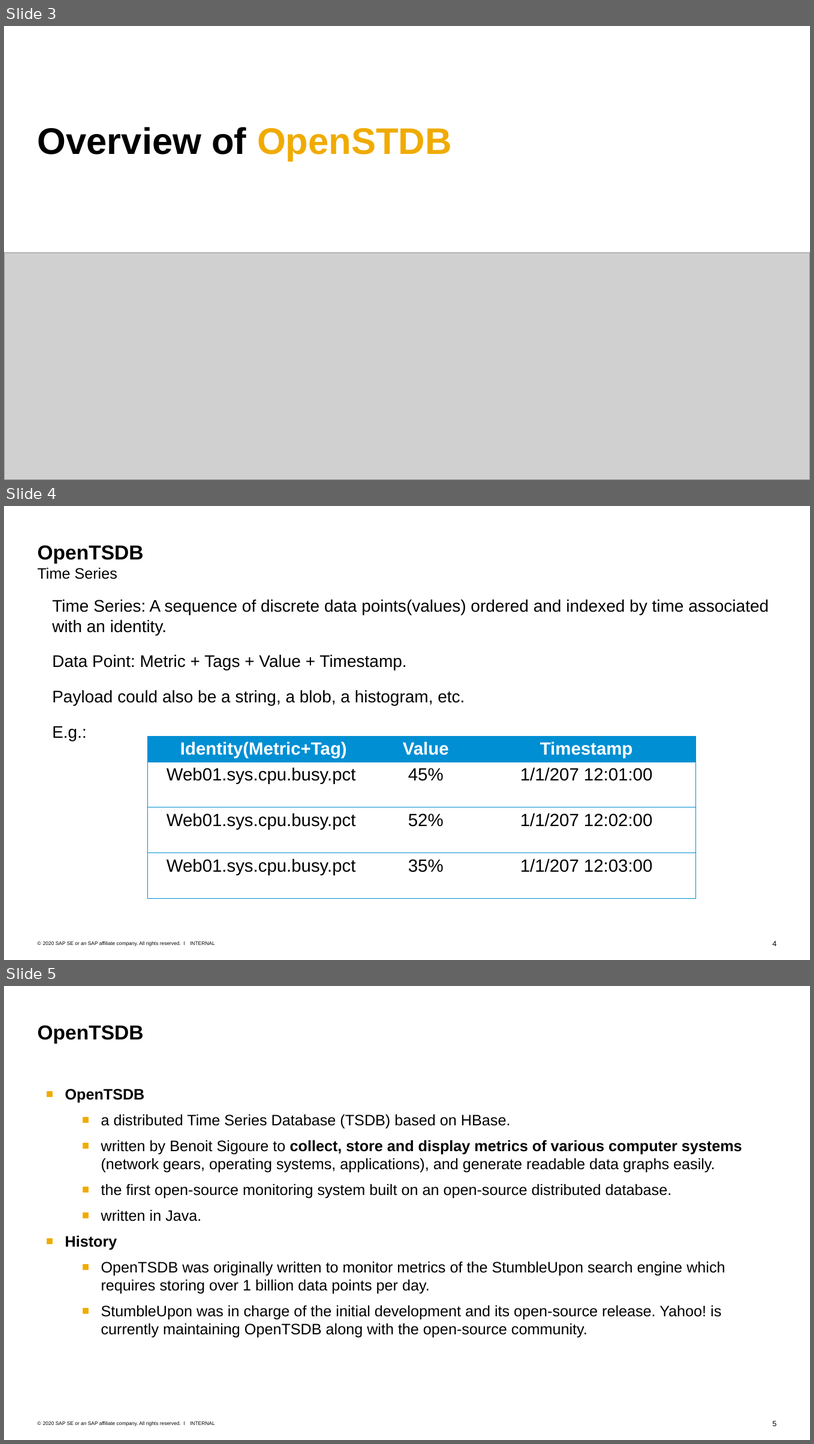
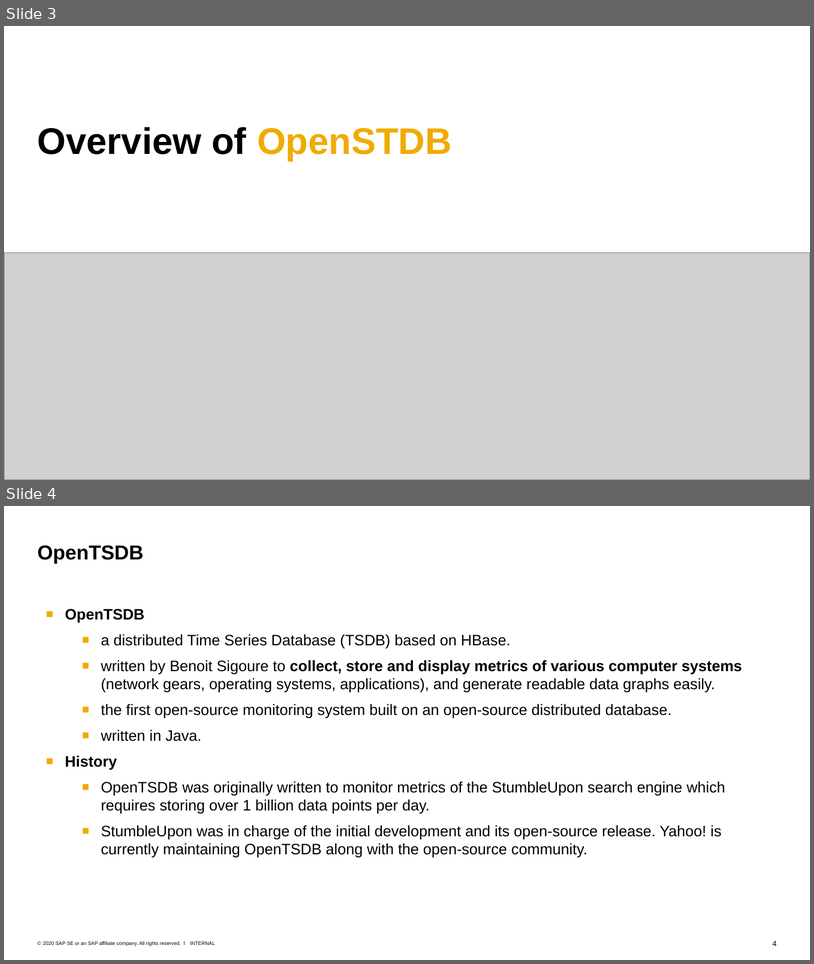
Before and after one commit to Voidkai/Survey_on_NoSQL, a slide deck: NoSQL/The_Survey_On_OpenTSDB.pptx. Shown one above the other, each under a label of ours: slides 3, 4 and 5 before the commit, slides 3 and 4 after it. The pictures are 814x1444 and 814x964 pixels, drawn with LibreOffice and Linux fonts; fonts in the diff are those of the drawing; grey boxes stand for pictures. Boxes give left, top, right and bottom in pixels: in the first picture for what was removed or moved away, otherwise in the second. Text is boxed around its words. In the diff, an @@ line names an element or a change of style, - is before the commit and + after.

Commit message:
Updated

```diff
--- a/NoSQL/The_Survey_On_OpenTSDB.pptx
+++ b/NoSQL/The_Survey_On_OpenTSDB.pptx
@@ slide 4 removed at (4, 506, 810, 960), background #FFFFFF; not listed: 3 template elements that a slide beside it also shows @@
@@ title removed at (38, 545, 144, 579) @@
-OpenTSDB
-Time Series
@@ text removed at (52, 599, 769, 741) @@
-Time Series: A sequence of discrete data points(values) ordered and indexed by time associated with an identity.
-Data Point: Metric + Tags + Value + Timestamp.
-Payload could also be a string, a blob, a histogram, etc.
-E.g.:
@@ table removed at (148, 736, 696, 908), 4 rows, 3 columns @@
-Identity(Metric+Tag) | Value | Timestamp
-Web01.sys.cpu.busy.pct | 45% | 1/1/207 12:01:00
-Web01.sys.cpu.busy.pct | 52% | 1/1/207 12:02:00
-Web01.sys.cpu.busy.pct | 35% | 1/1/207 12:03:00
@@ what was slide 5 is now slide 4 @@
@@ page number at (773, 940, 777, 946): text changed @@
-5
+4
```
Also in this commit, not shown: 4 slides added, 1 other slide removed.
